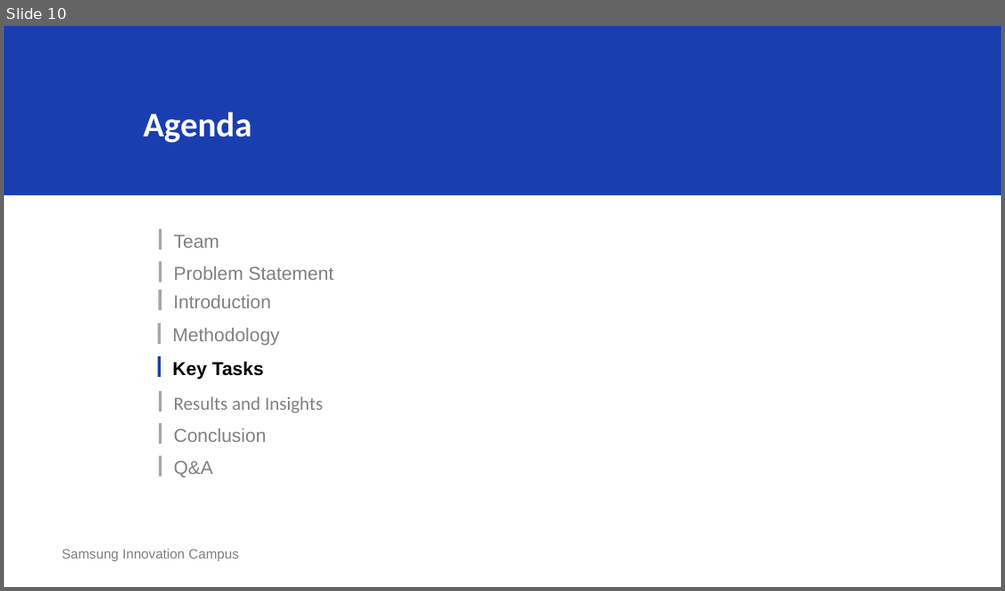
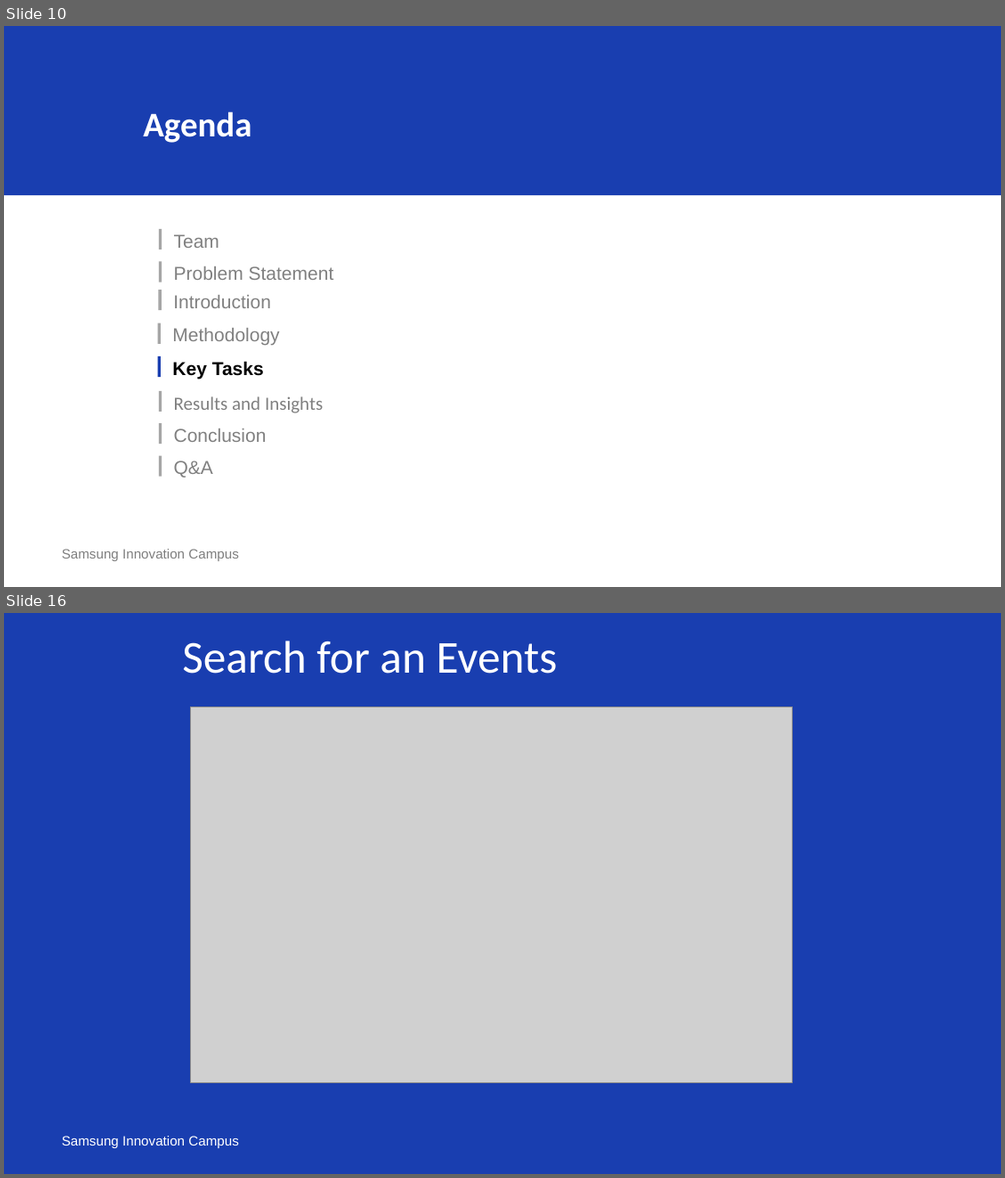
Before and after one commit to HabibaIbrahim6/ch6_project, a slide deck: Workshops_&_Learning_Events_Planner.pptx. Shown one above the other, each under a label of ours: slide 10 before the commit, slides 10 and 16 after it; the slides between them are not shown. The pictures are 1005x591 and 1005x1178 pixels, drawn with LibreOffice and Linux fonts; fonts in the diff are those of the drawing; grey boxes stand for pictures. Boxes give left, top, right and bottom in pixels: in the first picture for what was removed or moved away, otherwise in the second. Text is boxed around its words. In the diff, an @@ line names an element or a change of style, - is before the commit and + after.

```diff
--- a/Workshops_&_Learning_Events_Planner.pptx
+++ b/Workshops_&_Learning_Events_Planner.pptx
@@ slide 16 added at <box>4,613,1001,1174</box>, background #193EB0 @@
@@ text added at <box>182,641,558,674</box>, 66 pt, text #FFFFFF @@
+Search for an Events
@@ picture added at <box>190,706,792,1083</box> @@
@@ text added at <box>62,1135,239,1148</box>, 19.5 pt, text #FFFFFF @@
+Samsung Innovation Campus
```
Also in this commit, not shown: 4 slides changed, 18 other slides added, 11 slides removed.
